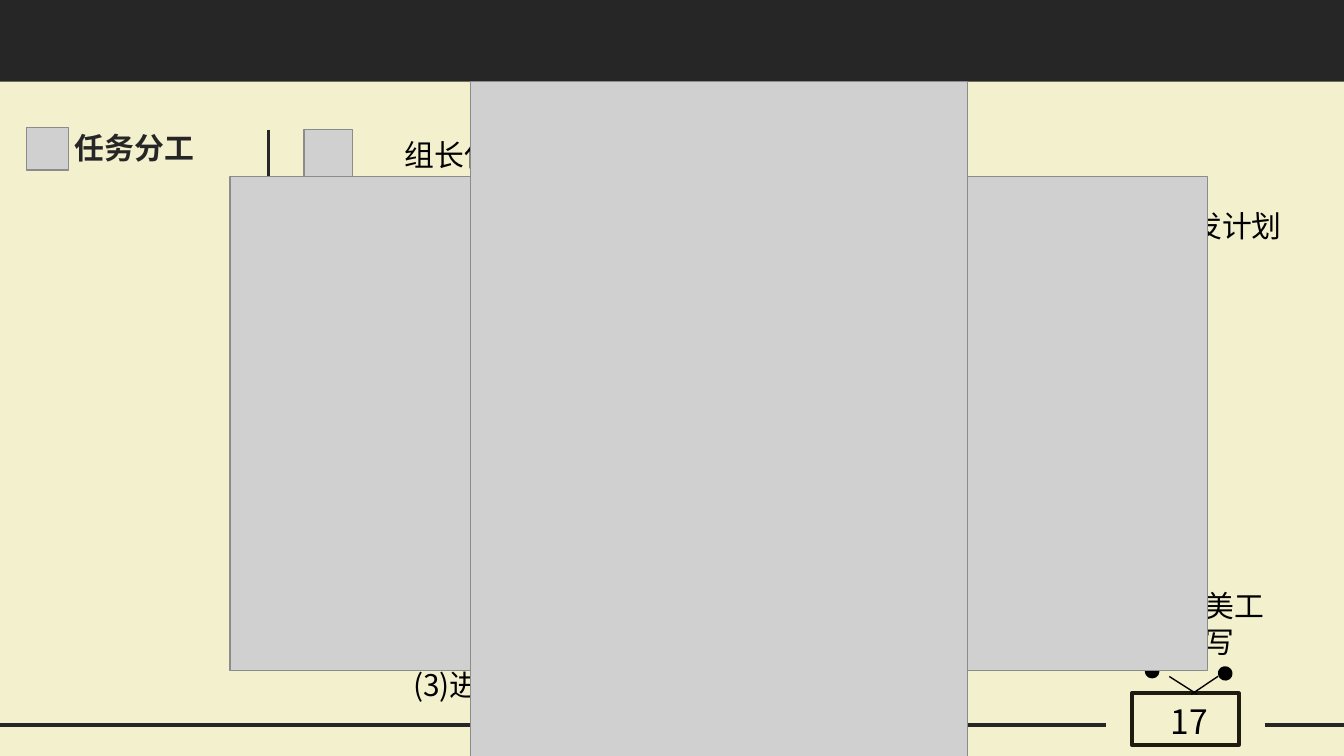
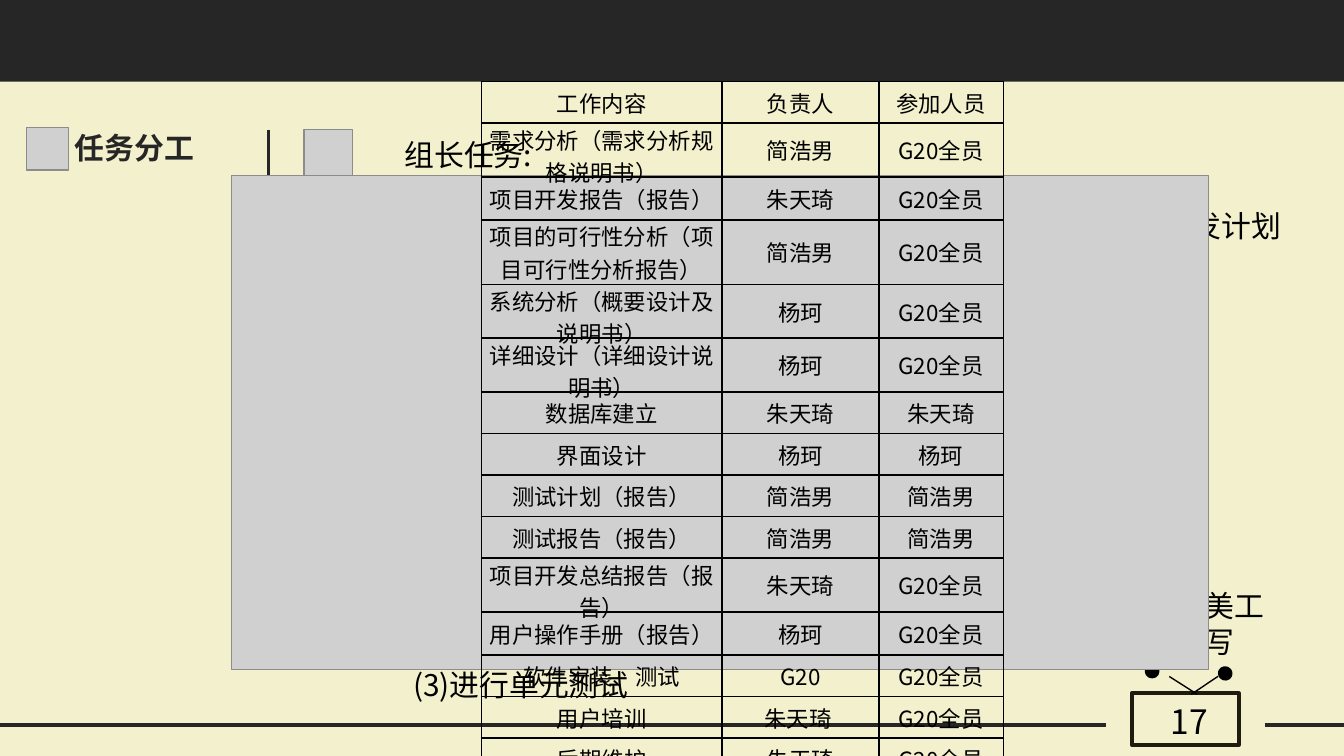
Before and after one commit to Belyenochi/Rest-room, a slide deck: slide 20 of G20项目简介4.0(1).pptx. Drawn at 1344x756 pixels with LibreOffice and Linux fonts; fonts in the diff are those of the drawing; grey boxes stand for pictures. Boxes give left, top, right and bottom in pixels: in the first picture for what was removed or moved away, otherwise in the second. Text is boxed around its words. In the diff, an @@ line names an element or a change of style, - is before the commit and + after.

```diff
--- a/G20项目简介4.0(1).pptx
+++ b/G20项目简介4.0(1).pptx
@@ picture removed at bbox=[470, 82, 968, 756] @@
@@ table added at bbox=[481, 82, 1003, 756], 15 rows, 3 columns @@
+工作内容 | 负责人 | 参加人员
+需求分析（需求分析规格说明书） | 简浩男 | G20全员
+项目开发报告（报告） | 朱天琦 | G20全员
+项目的可行性分析（项目可行性分析报告） | 简浩男 | G20全员
+系统分析（概要设计及说明书） | 杨珂 | G20全员
+详细设计（详细设计说明书） | 杨珂 | G20全员
+数据库建立 | 朱天琦 | 朱天琦
+界面设计 | 杨珂 | 杨珂
+测试计划（报告） | 简浩男 | 简浩男
+测试报告（报告） | 简浩男 | 简浩男
+项目开发总结报告（报告） | 朱天琦 | G20全员
+用户操作手册（报告） | 杨珂 | G20全员
+软件安装、测试 | G20 | G20全员
+用户培训 | 朱天琦 | G20全员
+后期维护 | 朱天琦 | G20全员
```
Also in this commit, not shown: 2 other files.
